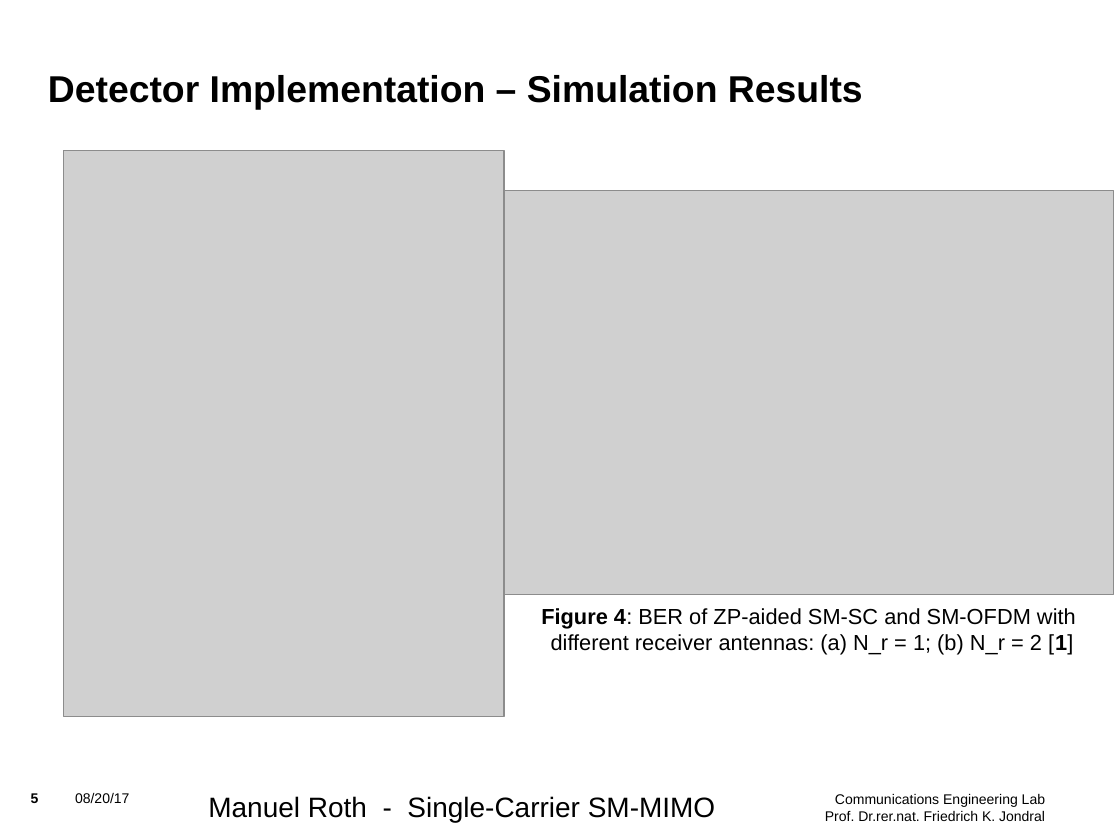
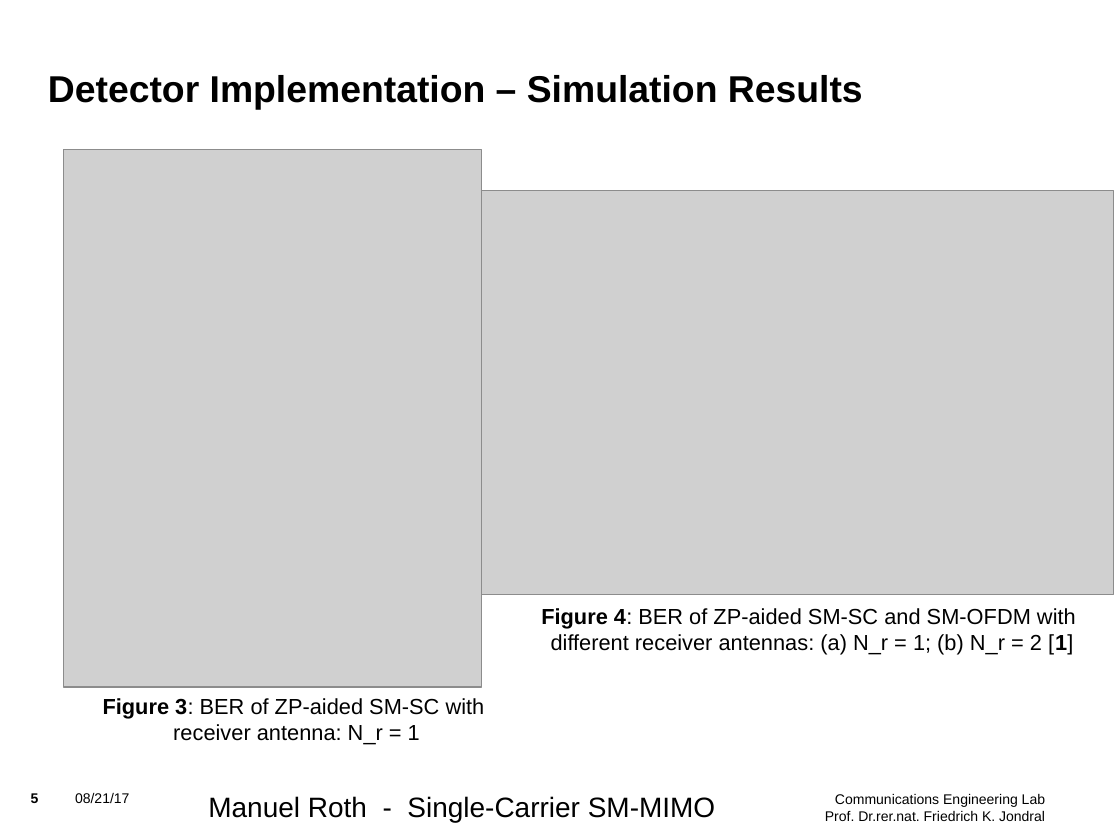
Before and after one commit to mnxx/sc-sm-transceiver, a slide deck: slide 5 of presentations/Update_2.odp. Drawn at 1120x840 pixels with LibreOffice and Linux fonts; fonts in the diff are those of the drawing; grey boxes stand for pictures; background and template pictures are left out. Boxes give left, top, right and bottom in pixels: in the first picture for what was removed or moved away, otherwise in the second. Text is boxed around its words. In the diff, an @@ line names an element or a change of style, - is before the commit and + after.

```diff
--- a/presentations/Update_2.odp
+++ b/presentations/Update_2.odp
@@ picture resized from (x1=64, y1=151, x2=504, y2=717) to (x1=64, y1=150, x2=482, y2=688) @@
@@ text added at (x1=103, y1=698, x2=485, y2=745), 14 pt, text #000000 @@
+Figure 3: BER of ZP-aided SM-SC with
+receiver antenna: N_r = 1
@@ text at (x1=75, y1=793, x2=129, y2=803): text changed @@
-08/20/17
+08/21/17
```
Also in this commit, not shown: 8 other slides changed, 1 slide added, 2 other files.
